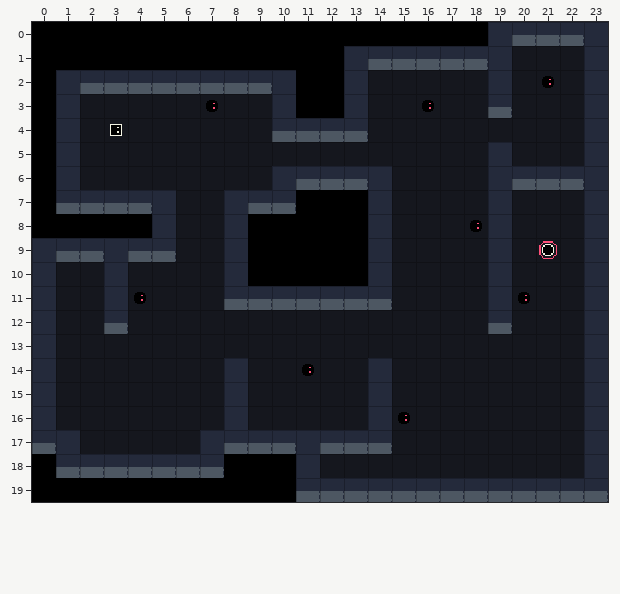
Tiled map (JSON) -- src/assets/levels/level_tmp.json. Above: the version before the commit.
Cells are 16x16 px. Shown: x 0..23, y 0..19.
Now the later version:
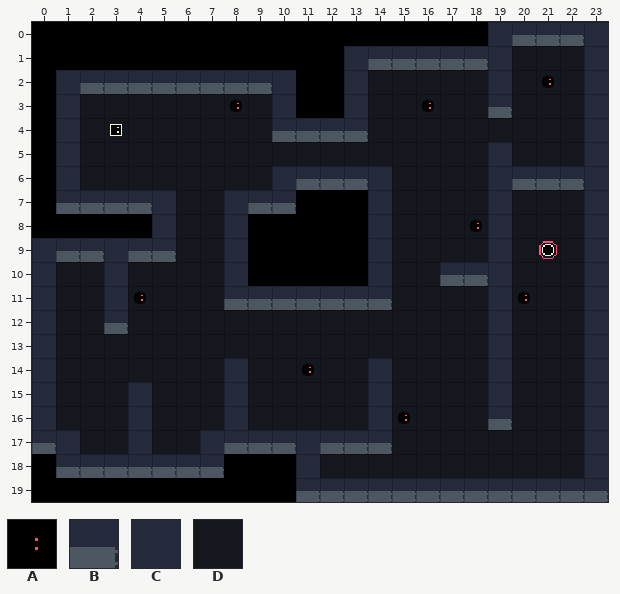
Key: from "prefabs": A 1 "walking-enemy"; from "tileset": B 1, C 2, D 3.
_ is an empty cell.
Objects are placed by their top-left corner, in cells (3,4 is the top-left corner of cell 3,4); size is 1x1 cell unless given.
Difference:
Layer "main":
y 10: x 17..18 DD -> BB
y 12: x 19 B -> C
y 13..14: x 19 D -> C
y 15: x 4 D -> C; x 19 D -> C
y 16: x 4 D -> C; x 19 D -> B
y 17: x 4 D -> C
Layer "prefabs":
changed: A "right" at 7,3 -> A "down" at 8,3
Boxes around the changes in both pictures, in picture pixels (x1, y1, x2, y2):
changed: (206, 100, 242, 112)
changed: (440, 262, 488, 286)
changed: (488, 323, 512, 430)
changed: (128, 382, 152, 454)
